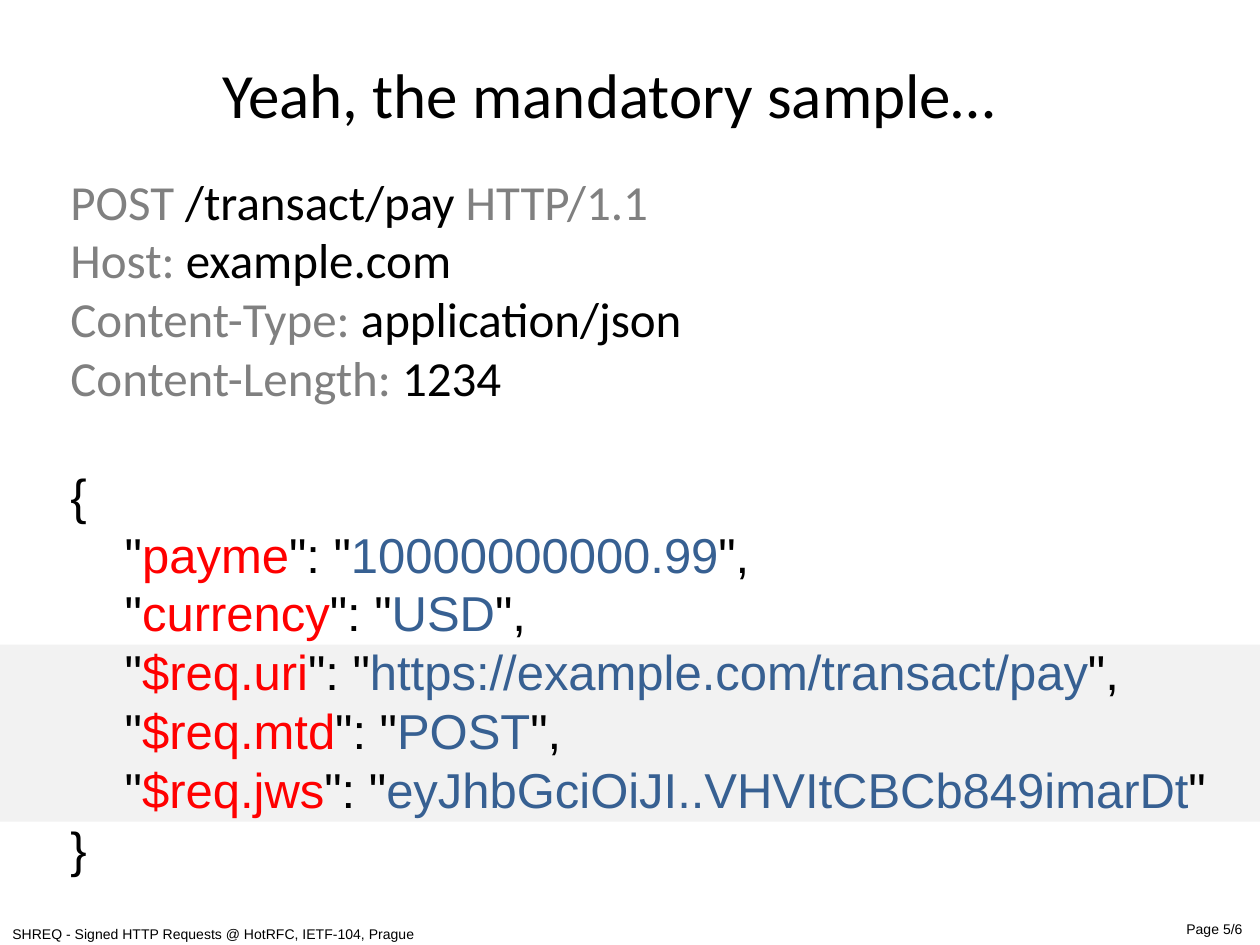
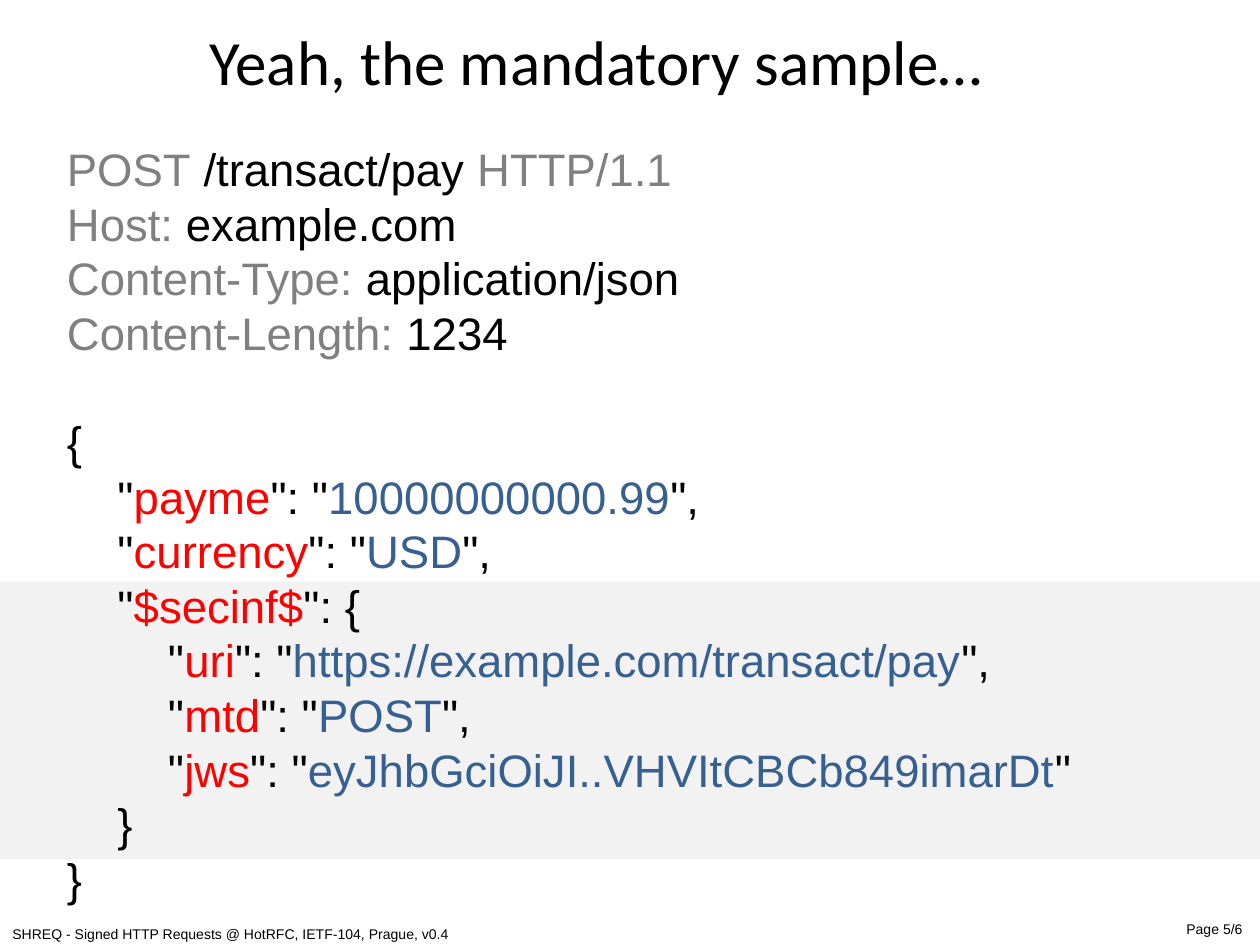
Before and after one commit to cyberphone/ietf-signed-http-requests, a slide deck: slide 5 of hotrfc-shreq.pptx. Drawn at 1260x945 pixels with LibreOffice and Linux fonts; fonts in the diff are those of the drawing. Boxes give left, top, right and bottom in pixels: in the first picture for what was removed or moved away, otherwise in the second. Text is boxed around its words. In the diff, an @@ line names an element or a change of style, - is before the commit and + after.

Commit message:
v0.4 presentation

```diff
--- a/hotrfc-shreq.pptx
+++ b/hotrfc-shreq.pptx
@@ text "Yeah, the mandatory sample…": place and size @@
-text "Yeah, the mandatory sample…" at <box>222,74,994,128</box>
+text "Yeah, the mandatory sample…" at <box>209,41,982,95</box>
@@ text at <box>67,153,1072,796</box>: paragraph added @@
+}
@@ text "POST /transact/pay HTTP/1.1 Host: example.com ...": place and size @@
-text "POST /transact/pay HTTP/1.1 Host: example.com ..." at <box>70,186,1206,818</box>
+text "POST /transact/pay HTTP/1.1 Host: example.com ..." at <box>67,153,1072,796</box>
@@ text at <box>67,153,699,578</box>: size 28 to 26 pt in "POST /transact/pay HTTP/1.1 Host: example.com Content-Type:  ...", "{", ""payme": "10000000000.99",", ""currency": "USD"," and 1 more places; font Calibri to Arial in "POST /transact/pay HTTP/1.1 Host: example.com Content-Type:  ..." @@
@@ rectangle: place and size @@
-rectangle at <box>0,645,1260,822</box>
+rectangle at <box>0,582,1260,859</box>
@@ text at <box>117,589,1072,796</box>: text changed; size 28 to 26 pt @@
-"$req.uri": "https://example.com/transact/pay",
-"$req.mtd": "POST",
-"$req.jws": "eyJhbGciOiJI..VHVItCBCb849imarDt"
+"$secinf$": {
+"uri": "https://example.com/transact/pay",
+"mtd": "POST",
+"jws": "eyJhbGciOiJI..VHVItCBCb849imarDt"
@@ text at <box>12,929,448,942</box>: text changed @@
-SHREQ - Signed HTTP Requests @ HotRFC, IETF-104, Prague
+SHREQ - Signed HTTP Requests @ HotRFC, IETF-104, Prague, v0.4
```
Also in this commit, not shown: 5 other slides changed, 1 other file.
